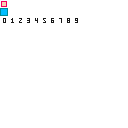
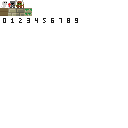
The second 128x128 image is a revision of the first. Changes to its layers:
added layer "Clipboard #1" above "Layer #1" over (1, 1, 7, 8)
added layer "Layer #1" above "Layer" over (0, 0, 32, 16)
painted on "Layer" over (1, 1, 46, 23)
